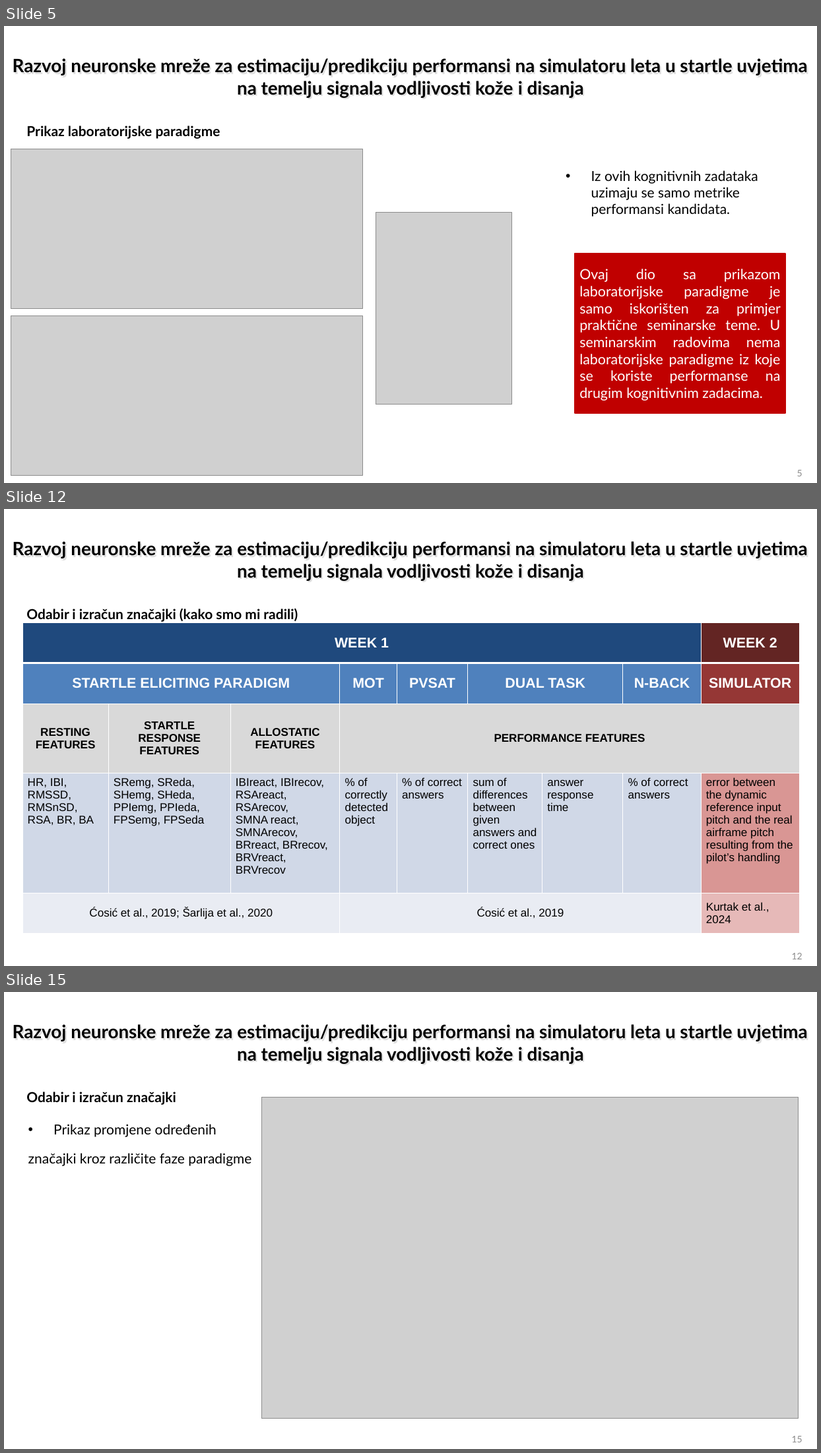
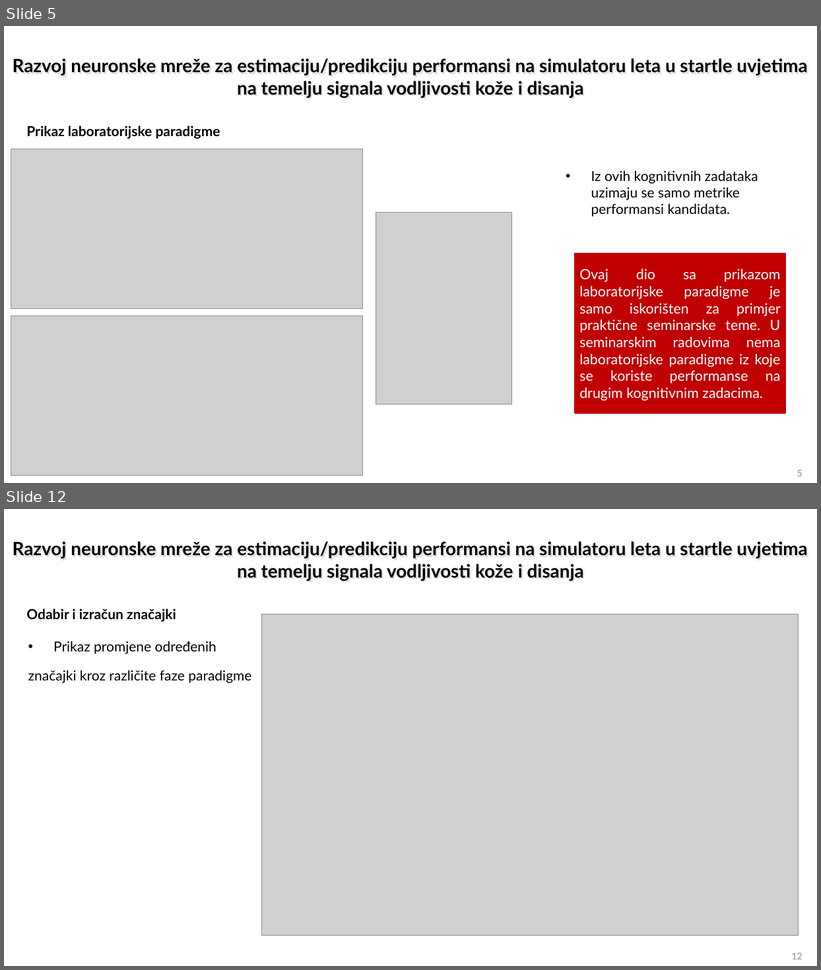
Before and after one commit to florijan127/ost_seminar, a slide deck: OST_2024-25_Predlozak za prakticni seminarski rad_Web (1).pptx. Shown one above the other, each under a label of ours: slides 5, 12 and 15 before the commit, slides 5 and 12 after it; the slides between them are not shown. The pictures are 821x1453 and 821x970 pixels, drawn with LibreOffice and Linux fonts; fonts in the diff are those of the drawing; grey boxes stand for pictures. Boxes give left, top, right and bottom in pixels: in the first picture for what was removed or moved away, otherwise in the second. Text is boxed around its words. In the diff, an @@ line names an element or a change of style, - is before the commit and + after.

```diff
--- a/OST_2024-25_Predlozak za prakticni seminarski rad_Web (1).pptx
+++ b/OST_2024-25_Predlozak za prakticni seminarski rad_Web (1).pptx
@@ slide 12 removed at [4, 509, 817, 966], background #FFFFFF @@
@@ title removed at [13, 541, 807, 581] @@
-Razvoj neuronske mreže za estimaciju/predikciju performansi na simulatoru leta u startle uvjetima na temelju signala vodljivosti kože i disanja
@@ table removed at [22, 623, 799, 934], 5 rows, 9 columns @@
-WEEK 1 |  |  |  |  |  |  |  | WEEK 2
-STARTLE ELICITING PARADIGM |  |  | MOT | PVSAT | DUAL TASK |  | N-BACK | SIMULATOR
-RESTING FEATURES | STARTLE RESPONSE FEATURES | ALLOSTATIC FEATURES | PERFORMANCE FEATURES |  |  |  |  | 
-HR, IBI, RMSSD, RMSnSD, RSA, BR, BA | SRemg, SReda, SHemg, SHeda, PPIemg, PPIeda, / FPSemg, FPSeda | IBIreact, IBIrecov, / RSAreact, RSArecov, / SMNA react, SMNArecov, BRreact, BRrecov, BRVreact, BRVrecov | % of correctly detected object | % of correct answers | sum of differences between given answers and correct ones | answer response time | % of correct answers | error between the dynamic reference input pitch and the real airframe pitch resulting from the pilot’s handling
-Ćosić et al., 2019; Šarlija et al., 2020 |  |  | Ćosić et al., 2019 |  |  |  |  | Kurtak et al., 2024
@@ text removed at [26, 608, 298, 622] @@
-Odabir i izračun značajki (kako smo mi radili)
@@ page number removed at [792, 953, 803, 960] @@
-12
@@ what was slide 15 is now slide 12 @@
@@ page number at [792, 953, 803, 960]: text changed @@
-15
+12
```
Also in this commit, not shown: 13 slides changed, 5 other slides removed, 3 other files.
